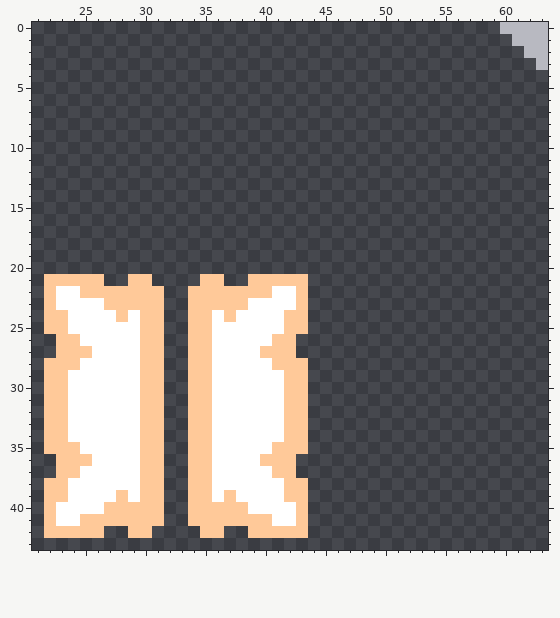
Two states of a pixel-art sprite, sprites/blocks/production/PvcFab-top.png. The picture above was drawn from the file before the commit.
The file is 64x64 pixels. Shown: x 21..63, y 0..43.
The same view after the edit:
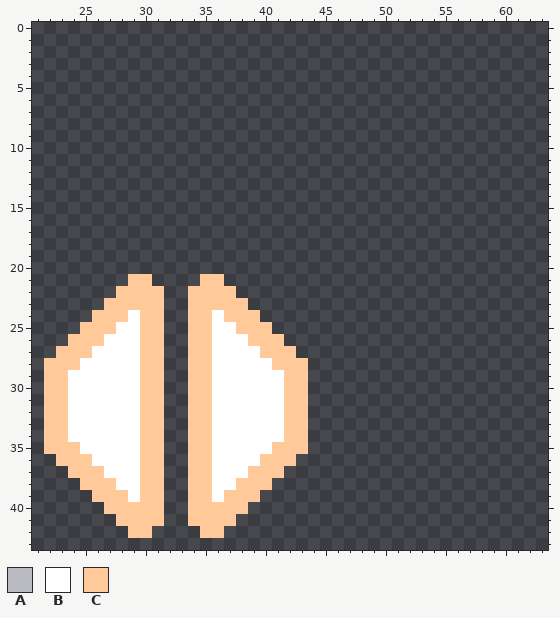
Palette (. is transparent): A #b8b9c1  B #ffffff  C #ffc999
Diff:
Changed rows in their new state; - is an unchanged pixel.
first column x 60:
 0 ....
 1 -...
 2 --..
 3 ---.
first column x 22:
21 .....------------.....
22 ......----------......
23 .....------------.....
24 ....CC----------CC....
25 ...CCC----------CCC...
26 -.-CC------------CC-.-
first column x 22:
37 -.-CC------------CC-.-
38 ...CCC----------CCC...
39 ....CC----------CC....
40 .....------------.....
41 ......----------......
42 .....------------.....
Changed places in both pictures, as pixel boxes (x1, y1, x2, y2):
erased: (500, 22, 548, 70)
changed: (44, 274, 116, 346)
changed: (236, 274, 308, 346)
changed: (44, 466, 116, 538)
changed: (236, 466, 308, 538)
